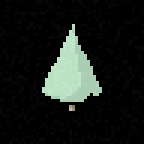
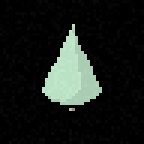
Before/after of a 144 × 144 layered artwork. What changed in the layer stack:
painted on "Edge" over [48, 93, 96, 108]
painted on "Tree copy" over [45, 87, 96, 105]
painted on "Tree" over [48, 90, 78, 105]
